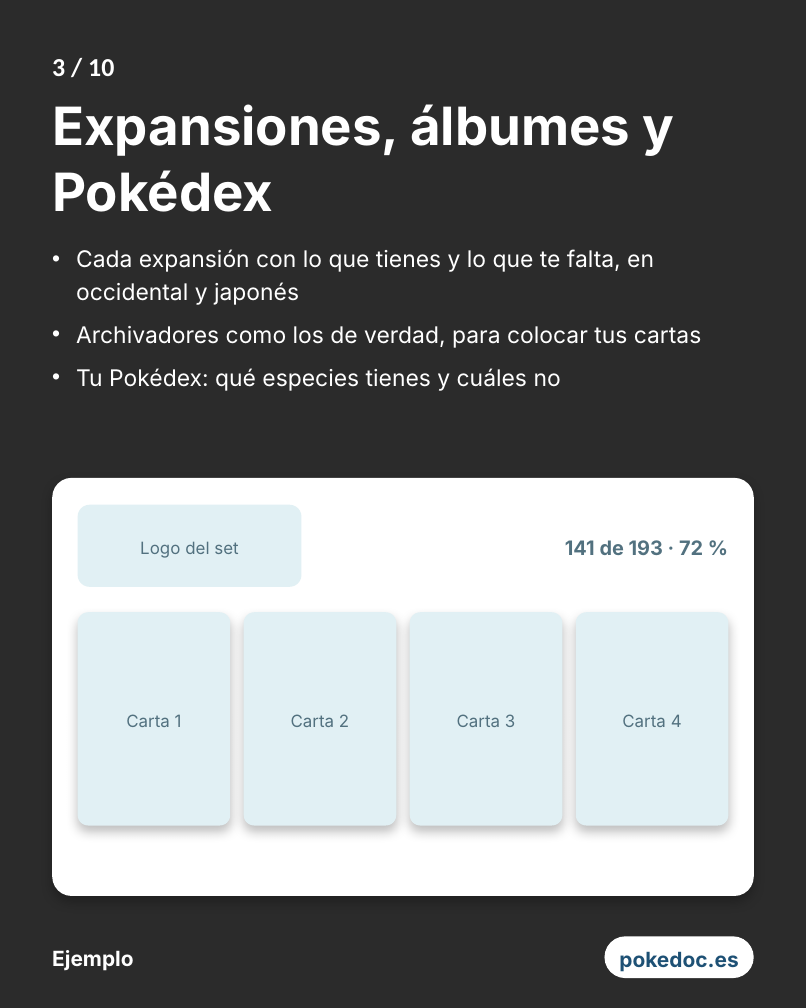
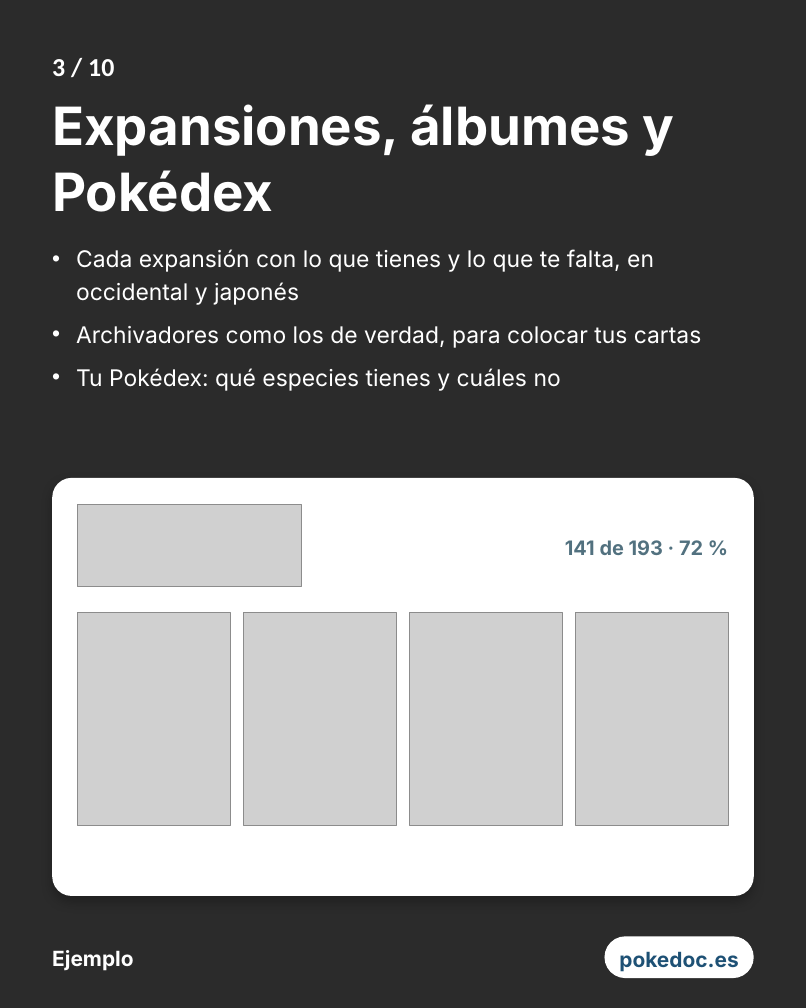
Before and after one commit to zorquy/pingu, a slide deck: slide 3 of assets/redes/pokedoc-carrusel.pptx. Drawn at 806x1008 pixels with LibreOffice and Linux fonts; fonts in the diff are those of the drawing; grey boxes stand for pictures; background and template pictures are left out; a plain dark background stands for a picture behind light text. Boxes give left, top, right and bottom in pixels: in the first picture for what was removed or moved away, otherwise in the second. Text is boxed around its words. In the diff, an @@ line names an element or a change of style, - is before the commit and + after.

```diff
--- a/assets/redes/pokedoc-carrusel.pptx
+++ b/assets/redes/pokedoc-carrusel.pptx
@@ rounded rectangle removed at [77,504,301,587] @@
@@ picture added at [77,504,301,587] @@
@@ text removed at [140,541,238,558] @@
-Logo del set
@@ rounded rectangle removed at [77,612,230,825] @@
@@ picture added at [77,612,230,825] @@
@@ rounded rectangle removed at [244,612,396,825] @@
@@ picture added at [244,612,396,825] @@
@@ rounded rectangle removed at [410,612,562,825] @@
@@ picture added at [410,612,562,825] @@
@@ rounded rectangle removed at [576,612,729,825] @@
@@ picture added at [576,612,729,825] @@
@@ text removed at [126,714,182,727] @@
-Carta 1
@@ text removed at [291,714,349,727] @@
-Carta 2
@@ text removed at [457,714,515,727] @@
-Carta 3
@@ text removed at [622,714,682,727] @@
-Carta 4
```
Also in this commit, not shown: 5 other slides changed, 1 other file.
